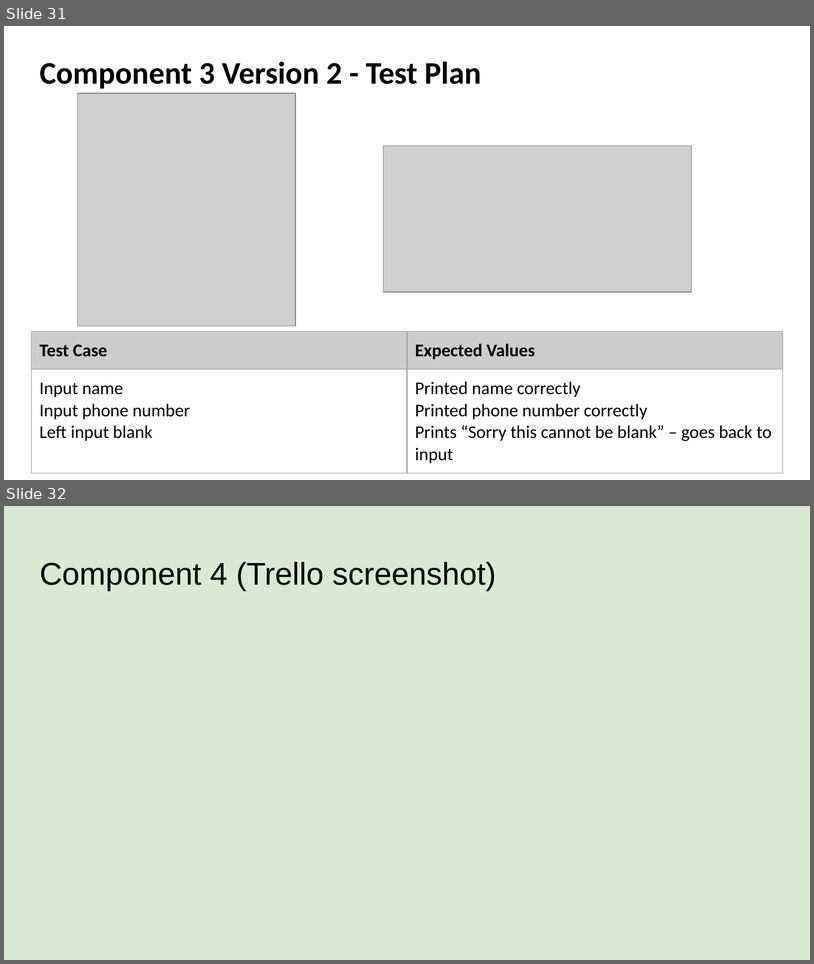
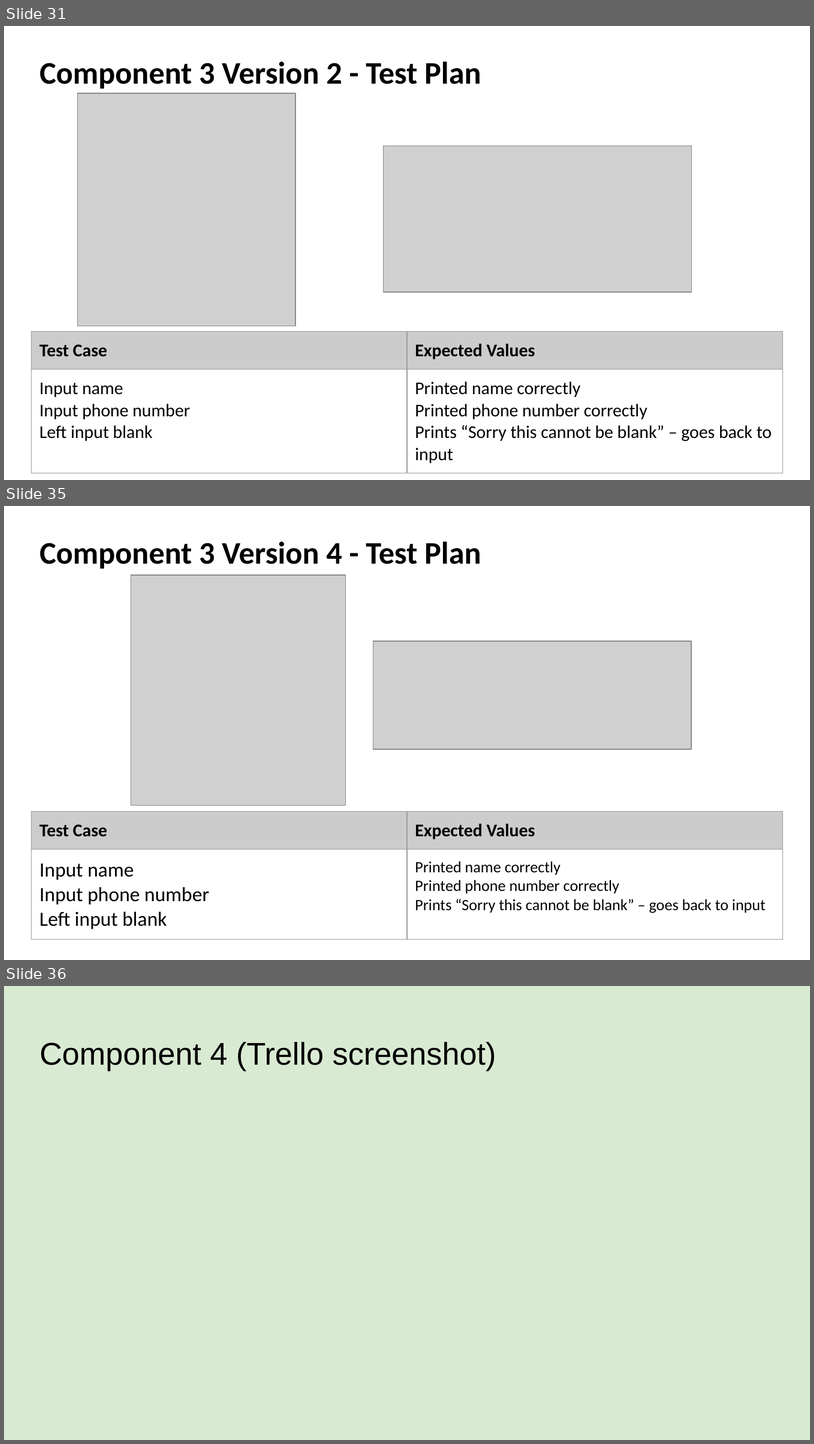
Before and after one commit to danettp/ds_nuts_bot, a slide deck: Danett Pepito - 000_91896 _ 91897 Documentation - 2150400 (Git).pptx. Shown one above the other, each under a label of ours: slides 31 and 32 before the commit, slides 31, 35 and 36 after it; the slides between them are not shown. The pictures are 814x964 and 814x1444 pixels, drawn with LibreOffice and Linux fonts; fonts in the diff are those of the drawing; grey boxes stand for pictures; background and template pictures are left out. Boxes give left, top, right and bottom in pixels: in the first picture for what was removed or moved away, otherwise in the second. Text is boxed around its words. In the diff, an @@ line names an element or a change of style, - is before the commit and + after.

Commit message:
Click and collect version 4
Created a function for not_blank and used it to validate name and phone.

```diff
--- a/Danett Pepito - 000_91896 _ 91897 Documentation - 2150400 (Git).pptx
+++ b/Danett Pepito - 000_91896 _ 91897 Documentation - 2150400 (Git).pptx
@@ slide 35 added at (4,506,810,960), background picture (left out) @@
@@ title added at (39,541,481,569), 28 pt, text #000000, bold @@
+Component 3 Version 4 - Test Plan
@@ picture added at (131,574,345,804) @@
@@ picture added at (374,640,692,749) @@
@@ table added at (32,811,783,940), 2 rows, 2 columns @@
+Test Case | Expected Values
+Input name / Input phone number / Left input blank | Printed name correctly / Printed phone number correctly / Prints “Sorry this cannot be blank” – goes back to input
@@ what was slide 32 is now slide 36 @@
```
Also in this commit, not shown: 3 other slides added, 2 other files.
